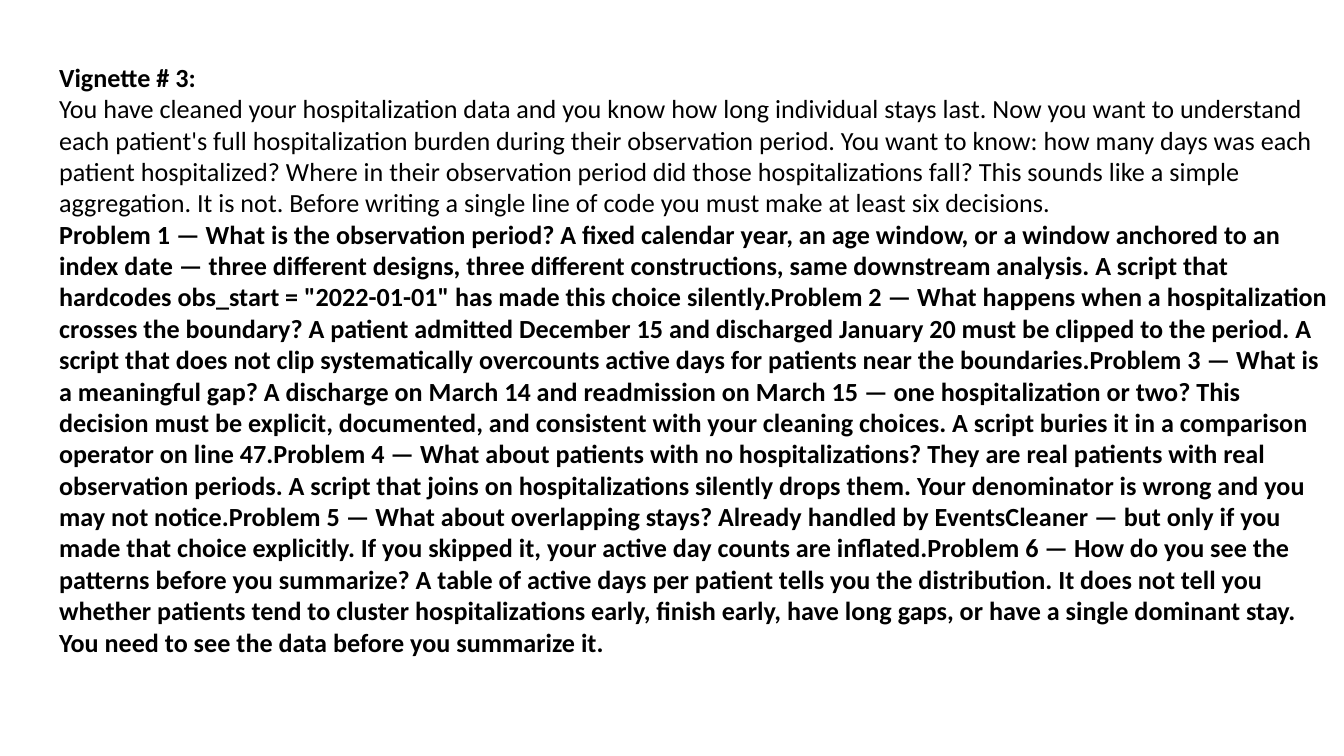
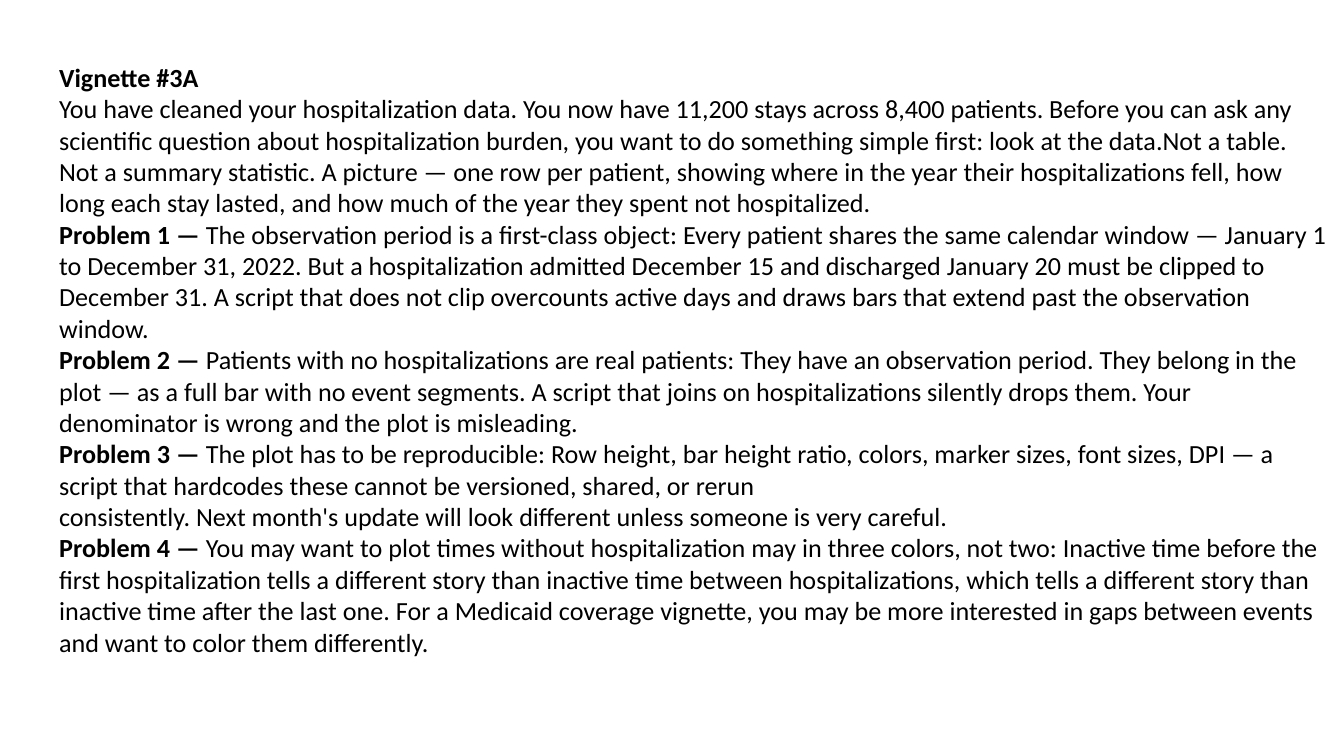
Before and after one commit to djarenas/eventus, a slide deck: slide 16 of eventus_architecture.pptx (slide 15 before the commit). Drawn at 1344x756 pixels with LibreOffice and Linux fonts; fonts in the diff are those of the drawing. Boxes give left, top, right and bottom in pixels: in the first picture for what was removed or moved away, otherwise in the second. Text is boxed around its words. In the diff, an @@ line names an element or a change of style, - is before the commit and + after.

```diff
--- a/eventus_architecture.pptx
+++ b/eventus_architecture.pptx
@@ text at <box>59,68,1326,657</box>: text changed; bold off @@
-Vignette # 3:
-You have cleaned your hospitalization data and you know how long individual stays last. Now you want to understand each patient's full hospitalization burden during their observation period. You want to know: how many days was each patient hospitalized? Where in their observation period did those hospitalizations fall? This sounds like a simple aggregation. It is not. Before writing a single line of code you must make at least six decisions.
-Problem 1 — What is the observation period? A fixed calendar year, an age window, or a window anchored to an index date — three different designs, three different constructions, same downstream analysis. A script that hardcodes obs_start = "2022-01-01" has made this choice silently.Problem 2 — What happens when a hospitalization crosses the boundary? A patient admitted December 15 and discharged January 20 must be clipped to the period. A script that does not clip systematically overcounts active days for patients near the boundaries.Problem 3 — What is a meaningful gap? A discharge on March 14 and readmission on March 15 — one hospitalization or two? This decision must be explicit, documented, and consistent with your cleaning choices. A script buries it in a comparison operator on line 47.Problem 4 — What about patients with no hospitalizations? They are real patients with real observation periods. A script that joins on hospitalizations silently drops them. Your denominator is wrong and you may not notice.Problem 5 — What about overlapping stays? Already handled by EventsCleaner — but only if you made that choice explicitly. If you skipped it, your active day counts are inflated.Problem 6 — How do you see the patterns before you summarize? A table of active days per patient tells you the distribution. It does not tell you whether patients tend to cluster hospitalizations early, finish early, have long gaps, or have a single dominant stay. You need to see the data before you summarize it.
+Vignette #3A
+You have cleaned your hospitalization data. You now have 11,200 stays across 8,400 patients. Before you can ask any scientific question about hospitalization burden, you want to do something simple first: look at the data.Not a table. Not a summary statistic. A picture — one row per patient, showing where in the year their hospitalizations fell, how long each stay lasted, and how much of the year they spent not hospitalized.
+Problem 1 — The observation period is a first-class object: Every patient shares the same calendar window — January 1 to December 31, 2022. But a hospitalization admitted December 15 and discharged January 20 must be clipped to December 31. A script that does not clip overcounts active days and draws bars that extend past the observation window.
+Problem 2 — Patients with no hospitalizations are real patients: They have an observation period. They belong in the plot — as a full bar with no event segments. A script that joins on hospitalizations silently drops them. Your denominator is wrong and the plot is misleading.
+Problem 3 — The plot has to be reproducible: Row height, bar height ratio, colors, marker sizes, font sizes, DPI — a script that hardcodes these cannot be versioned, shared, or rerun
+consistently. Next month's update will look different unless someone is very careful.
+Problem 4 — You may want to plot times without hospitalization may in three colors, not two: Inactive time before the first hospitalization tells a different story than inactive time between hospitalizations, which tells a different story than inactive time after the last one. For a Medicaid coverage vignette, you may be more interested in gaps between events and want to color them differently.
```
Also in this commit, not shown: 6 slides added, 7 other files.
